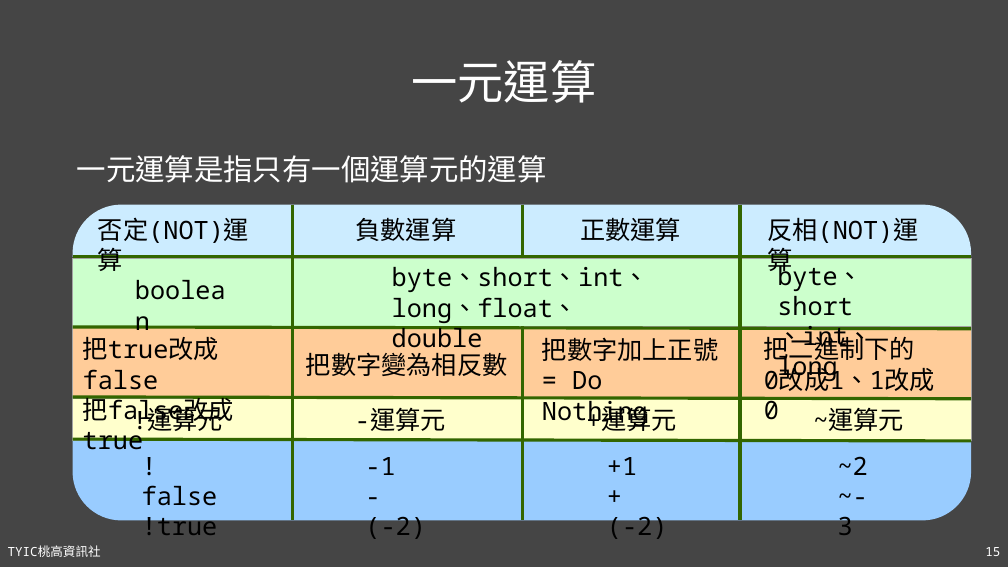
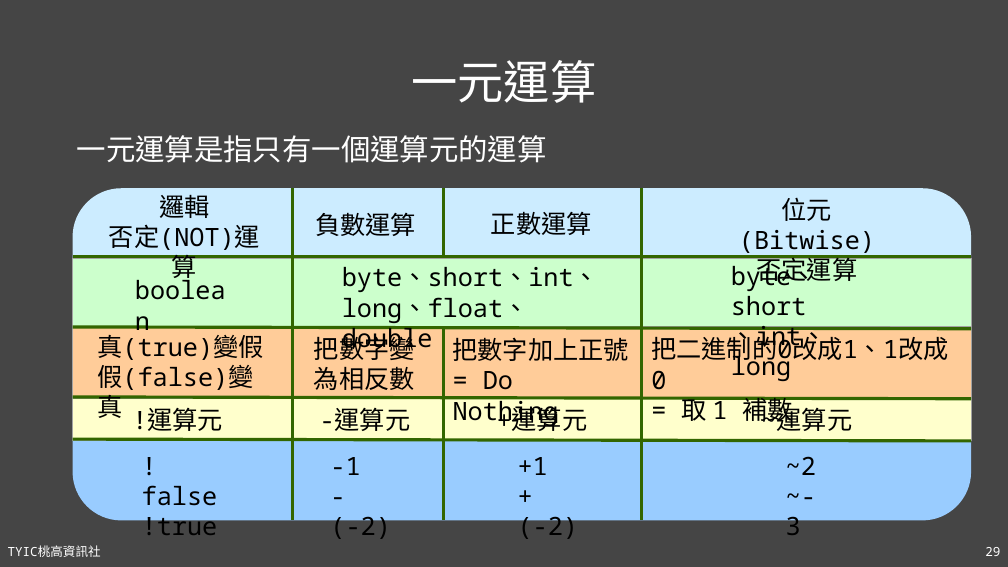
Before and after one commit to TYSHIC/slides, a slide deck: slide 29 of powerpoint/04_初探Java.pptx (slide 15 before the commit). Drawn at 1008x567 pixels with LibreOffice and Linux fonts; fonts in the diff are those of the drawing. Boxes give left, top, right and bottom in pixels: in the first picture for what was removed or moved away, otherwise in the second. Text is boxed around its words. In the diff, an @@ line names an element or a change of style, - is before the commit and + after.

```diff
--- a/powerpoint/04_初探Java.pptx
+++ b/powerpoint/04_初探Java.pptx
@@ text "一元運算是指只有一個運算元的運算": place and size @@
-text "一元運算是指只有一個運算元的運算" at <box>77,155,547,183</box>
+text "一元運算是指只有一個運算元的運算" at <box>77,135,547,163</box>
@@ freeform shape: place and size @@
-freeform shape at <box>73,205,972,257</box>
+freeform shape at <box>73,188,972,260</box>
@@ text "邏輯": place and size @@
-text "邏輯" at <box>98,217,249,271</box>
+text "邏輯" at <box>109,195,260,284</box>
@@ text at <box>159,195,209,218</box>: paragraph added @@
+邏輯
@@ line moved from (293, 205) - (293, 520) to (293, 188) - (293, 520) @@
@@ text "負數運算": place and size @@
-text "負數運算" at <box>355,217,456,241</box>
+text "負數運算" at <box>315,212,416,236</box>
@@ line moved from (523, 205) - (523, 256) to (444, 188) - (444, 256) @@
@@ text "正數運算": place and size @@
-text "正數運算" at <box>580,217,681,241</box>
+text "正數運算" at <box>491,211,592,235</box>
@@ line moved from (740, 205) - (740, 520) to (641, 188) - (641, 520) @@
@@ text at <box>739,197,875,287</box>: text changed @@
-反相(NOT)運算
+位元(Bitwise)
+否定運算
@@ text at <box>109,224,260,284</box>: alignment left to centre @@
@@ text "byte、short": place and size @@
-text "byte、short" at <box>777,261,873,382</box>
+text "byte、short" at <box>731,261,827,381</box>
@@ line moved from (523, 327) - (523, 520) to (444, 327) - (444, 520) @@
@@ text at <box>97,335,263,423</box>: text changed @@
-把true改成false
-把false改成true
+真(true)變假
+假(false)變真
@@ text at <box>314,332,415,390</box>: text changed @@
-把數字變為相反數
+把數字變
+為相反數
@@ text at <box>651,333,948,426</box>: text changed @@
-把二進制下的
-0改成1、1改成0
+把二進制的0改成1、1改成0
+= 取 1 補數
@@ text "-運算元": place and size @@
-text "-運算元" at <box>355,408,446,431</box>
+text "-運算元" at <box>320,408,411,431</box>
@@ 3 texts: place and size @@
-3 texts at <box>542,337,718,539</box>
+3 texts at <box>453,337,629,539</box>
@@ 3 texts: place and size @@
-3 texts at <box>392,267,904,535</box>
+3 texts at <box>342,267,852,535</box>
@@ text "-1": place and size @@
-text "-1" at <box>365,457,426,539</box>
+text "-1" at <box>330,457,391,539</box>
@@ page number at <box>985,547,1000,556</box>: text changed @@
-15
+29
```
Also in this commit, not shown: 10 other slides changed, 14 slides added, 5 other files.
